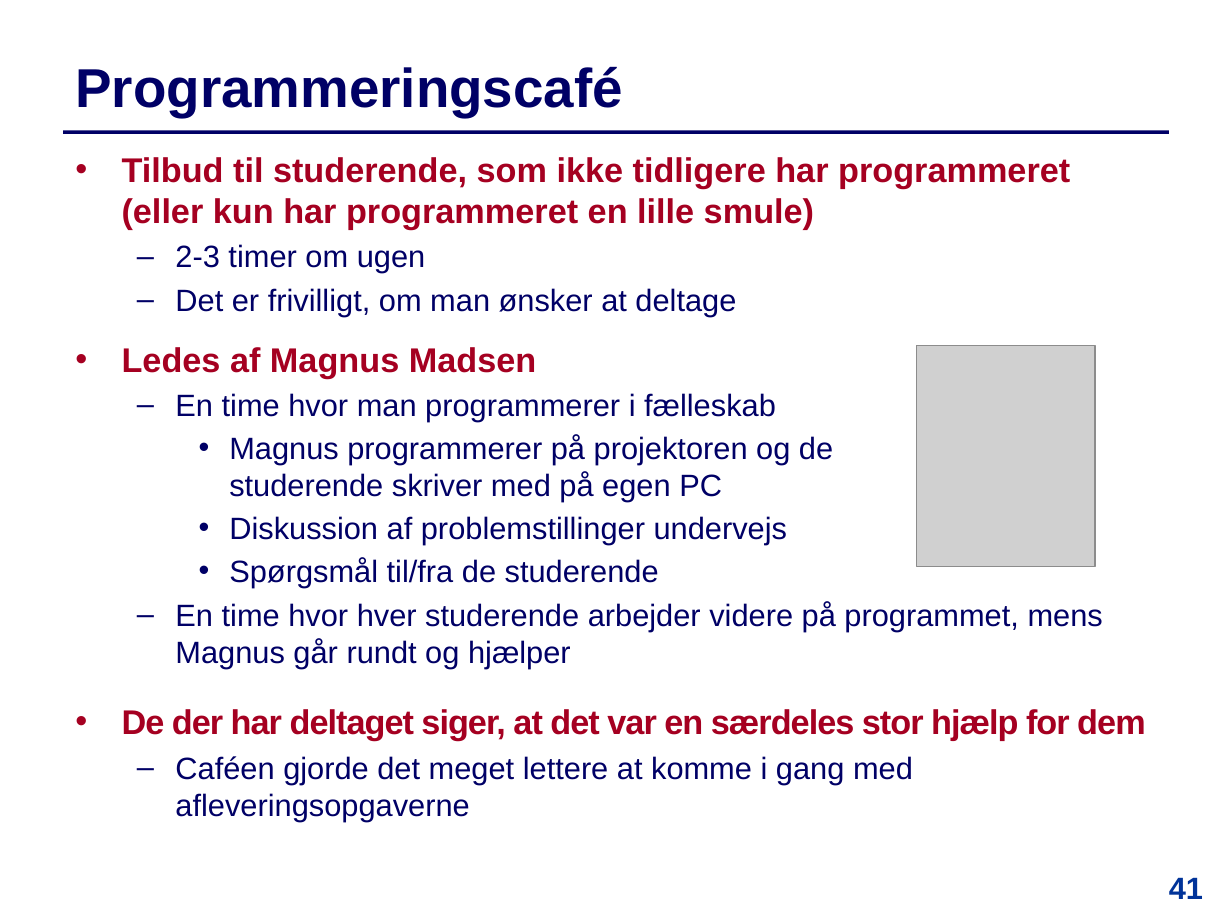
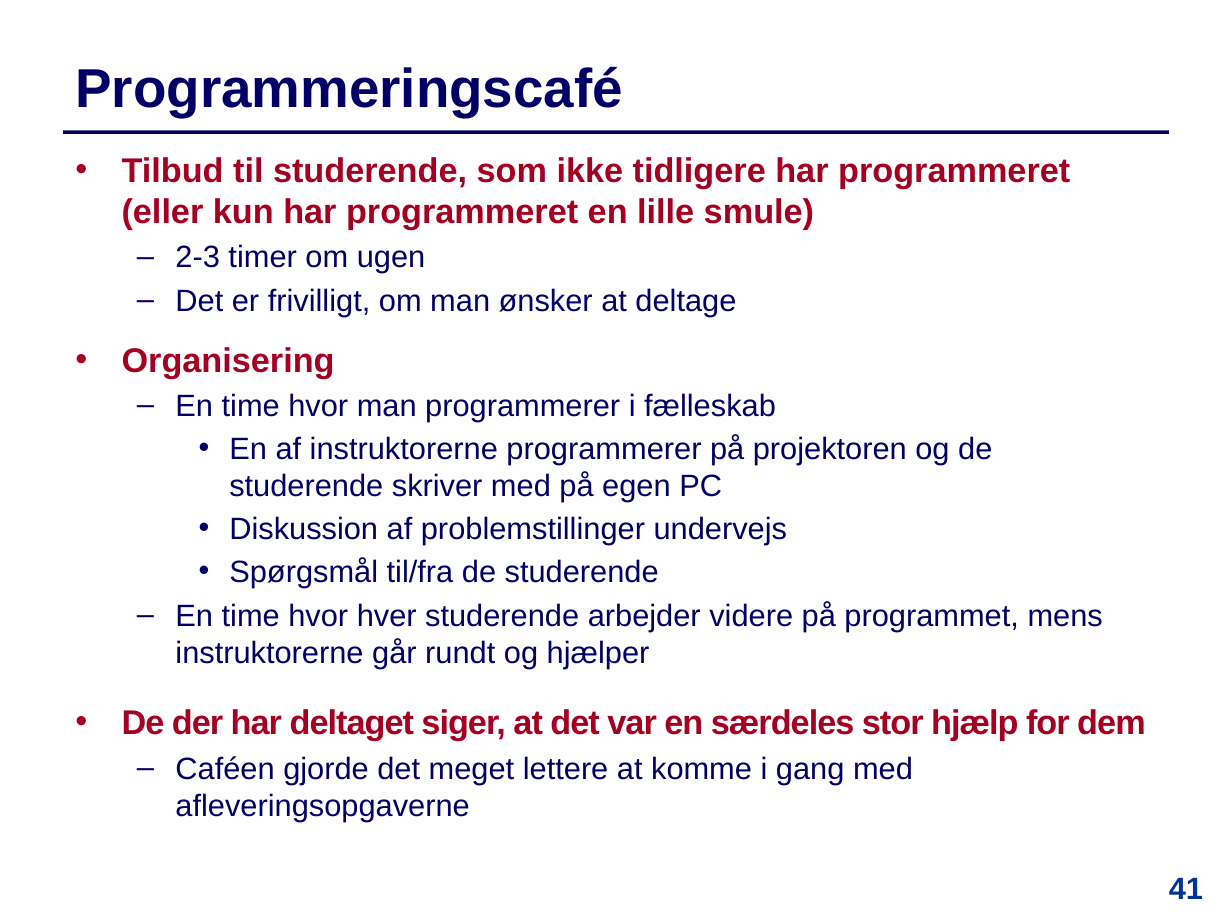
Before and after one commit to IntProgAU/Materiale, a slide deck: slide 41 of web/e25/uge_1a/Slides-Uge1-Mandag.pptx. Drawn at 1232x924 pixels with LibreOffice and Linux fonts; fonts in the diff are those of the drawing; grey boxes stand for pictures. Boxes give left, top, right and bottom in pixels: in the first picture for what was removed or moved away, otherwise in the second. Text is boxed around its words. In the diff, an @@ line names an element or a change of style, - is before the commit and + after.

```diff
--- a/web/e25/uge_1a/Slides-Uge1-Mandag.pptx
+++ b/web/e25/uge_1a/Slides-Uge1-Mandag.pptx
@@ text at box(122, 347, 335, 379): text changed @@
-  • Ledes af Magnus Madsen
+  • Organisering
@@ picture removed at box(917, 346, 1095, 567) @@
@@ text at box(229, 435, 992, 502): text changed @@
-    • Magnus programmerer på projektoren og de
-      studerende skriver med på egen PC
+    • En af instruktorerne programmerer på projektoren og de
+      studerende skriver med på egen PC
@@ text at box(175, 602, 1103, 669): text changed @@
-  – En time hvor hver studerende arbejder videre på programmet, mens Magnus går rundt og hjælper
+  – En time hvor hver studerende arbejder videre på programmet, mens instruktorerne går rundt og hjælper
```
Also in this commit, not shown: 5 other slides changed.
